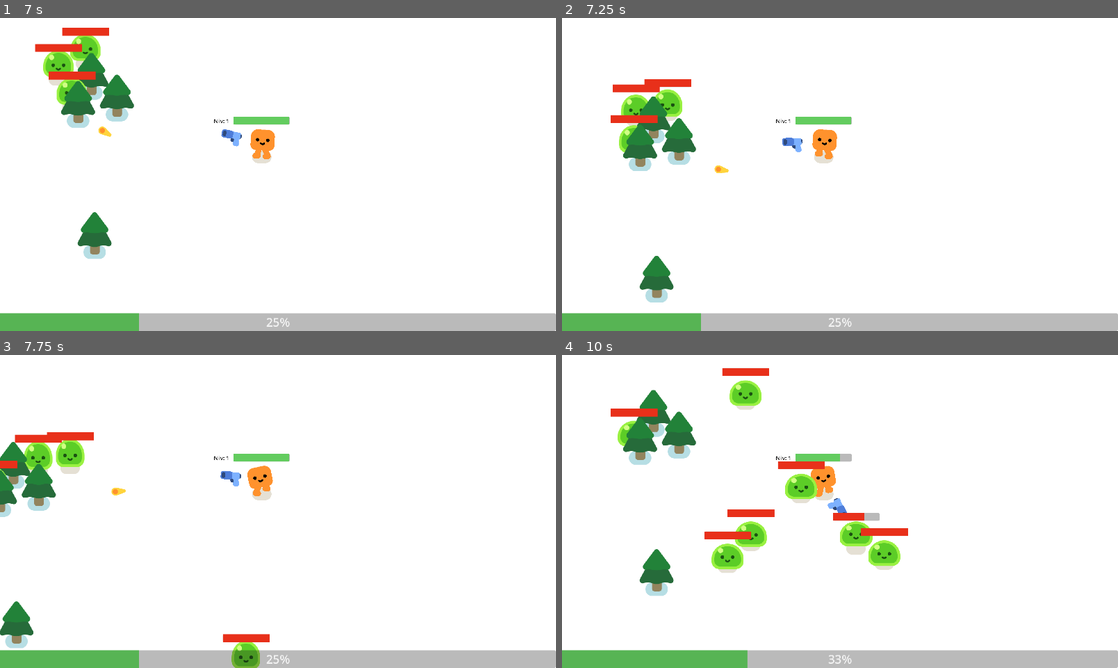
Above: before the commit, frames 1-4 (two rows, left to right).
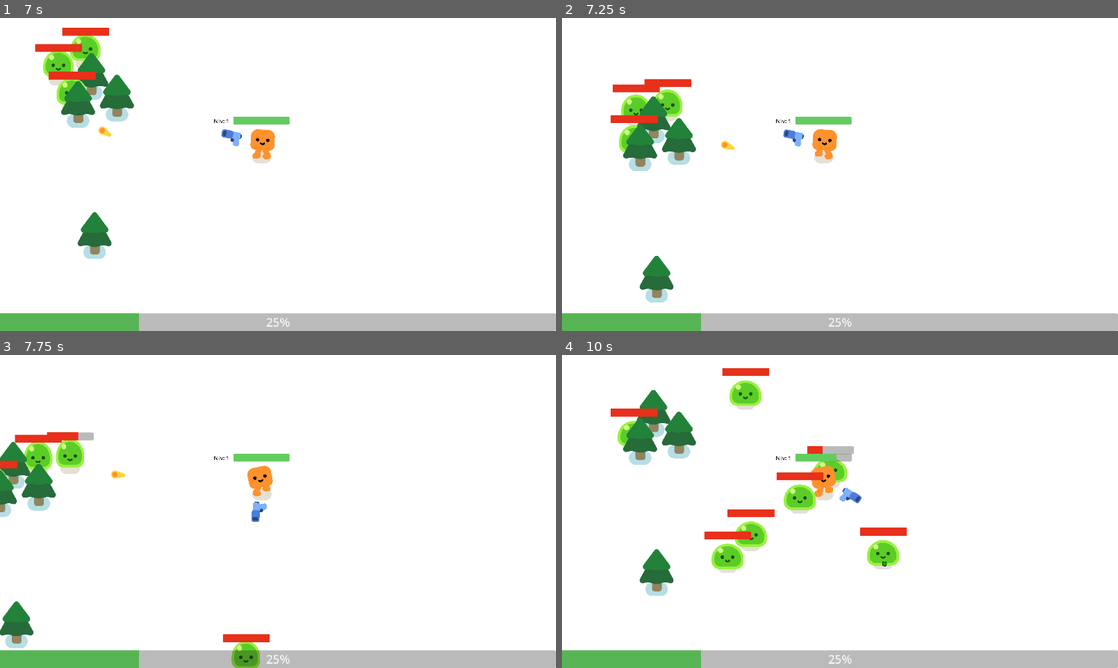
Above: after the commit, the same moments.

Repository: imEvooh/VampireSurvivorLike
Game: Godot game, scene res://vampiresurvivor_game.tscn
Same seed, same stepped clock (60 frames per second), same inputs: the game is played once before the commit and once after it. Sound files missing from this copy of the repository are replaced by a short silence.
Inputs:
- Up to frame 1 (7 s): tap Enter at 0.5 s; hold D (move_right) 0.53-1.28 s; hold S (move_down) 1.28-2.03 s; hold D (move_right) 2.03-2.78 s; hold W (move_up) 2.78-3.53 s; hold Q (move_left) 3.53-5.03 s; hold S (move_down) 5.03-5.78 s; hold D (move_right) 5.78-6.53 s; hold W (move_up) from 6.53 s (still down)
- Up to frame 2 (7.25 s): keep holding W (move_up)
- Up to frame 3 (7.75 s): release W (move_up) at 7.28 s; hold D (move_right) from 7.28 s (still down)
- Up to frame 4 (10 s): release D (move_right) at 8.03 s; hold S (move_down) 8.03-8.78 s; hold Q (move_left) 8.78-9.53 s; hold W (move_up) from 9.53 s (still down)

Frame 1 is identical in both runs. In frame 2, 0.3% of the frame differs, in the area x 27-44%, y 35-50%; in frame 3, 0.5%; in frame 4, 2.8%, in the area x 25-63%, y 29-100%.

Commit message:
[FIX] Gun now points to the closest monster and change focus if a monster is closer than the actual target

Diff:
--- a/gun.gd
+++ b/gun.gd
@@ -6,8 +6,18 @@
 
 	%Pistol.flip_v = false if direction.x > 0.0 else true;
 	if ennemies_in_range.size() > 0:
-		var target = ennemies_in_range.front();
-		look_at(target.global_position);
+		var target = null
+		var closest_distance = $CollisionShape2D.shape.radius;
+
+		for enemy in ennemies_in_range:
+			var distance = global_position.distance_to(enemy.global_position);
+
+			if distance < closest_distance:
+				closest_distance = distance;
+				target = enemy;
+
+		if target:
+			look_at(target.global_position);
 
 func shoot():
 	const BULLET = preload("res://bullet.tscn");
